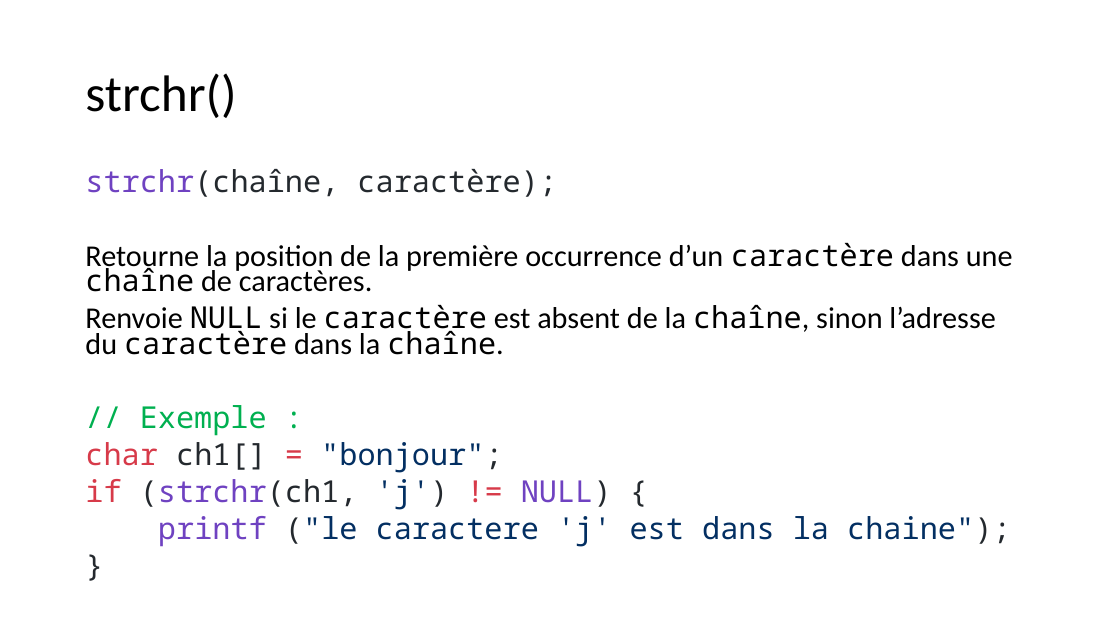
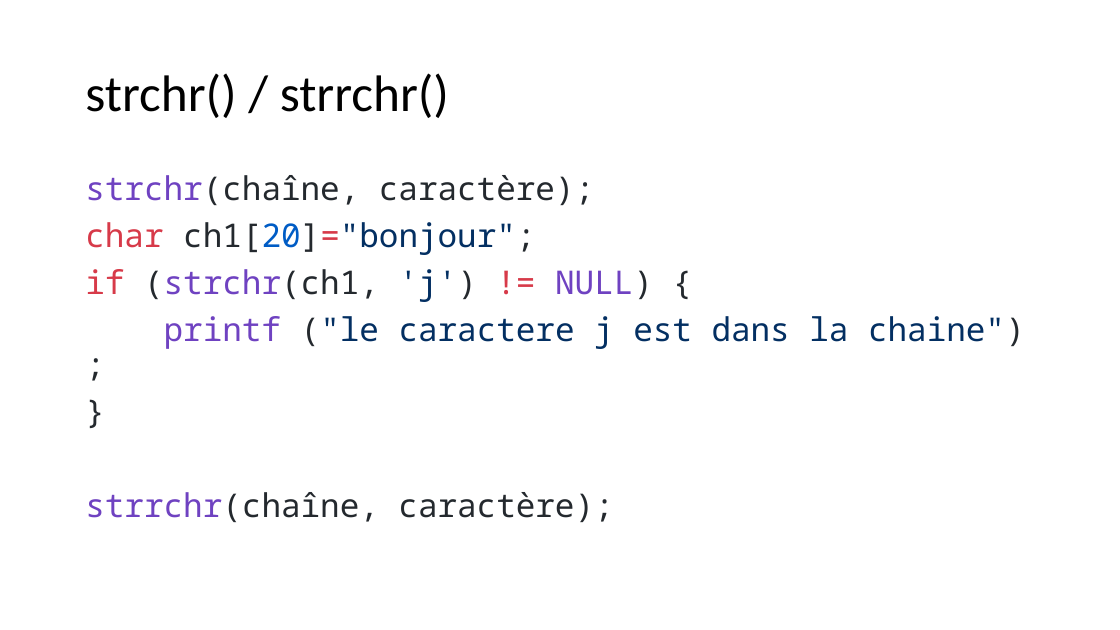
Before and after one commit to Firestorm49/bts-1, a slide deck: slide 19 of 02_C/03_Tableaux/tableaux.pptx (slide 22 before the commit). Drawn at 1120x630 pixels with LibreOffice and Linux fonts; fonts in the diff are those of the drawing. Boxes give left, top, right and bottom in pixels: in the first picture for what was removed or moved away, otherwise in the second. Text is boxed around its words. In the diff, an @@ line names an element or a change of style, - is before the commit and + after.

```diff
--- a/02_C/03_Tableaux/tableaux.pptx
+++ b/02_C/03_Tableaux/tableaux.pptx
@@ title at [85,73,449,118]: text changed @@
-strchr()
+strchr() / strrchr()
@@ text at [85,175,653,302]: size 25.9 to 28 pt in "strchr(chaîne, caractère);", "if (strchr(ch1, 'j') != NULL) {", "}"; line spacing 0.7 to 0.9 @@
@@ text at [85,222,535,255]: text changed; size 25.9 to 28 pt; font Calibri to Noto Sans Mono; text colour #000000 to #032F62 @@
-Retourne la position de la première occurrence d’un caractère dans une chaîne de caractères.
-Renvoie NULL si le caractère est absent de la chaîne, sinon l’adresse du caractère dans la chaîne.
-// Exemple :
-char ch1[] = "bonjour";
+char ch1[20]="bonjour";
@@ text at [164,316,1025,349]: text changed; size 25.9 to 28 pt @@
-printf ("le caractere 'j' est dans la chaine");
+printf ("le caractere j est dans la chaine");
@@ text at [85,492,613,522]: paragraph added @@
+strrchr(chaîne, caractère);
```
Also in this commit, not shown: 10 other slides changed, 5 slides removed, 28 other files.
